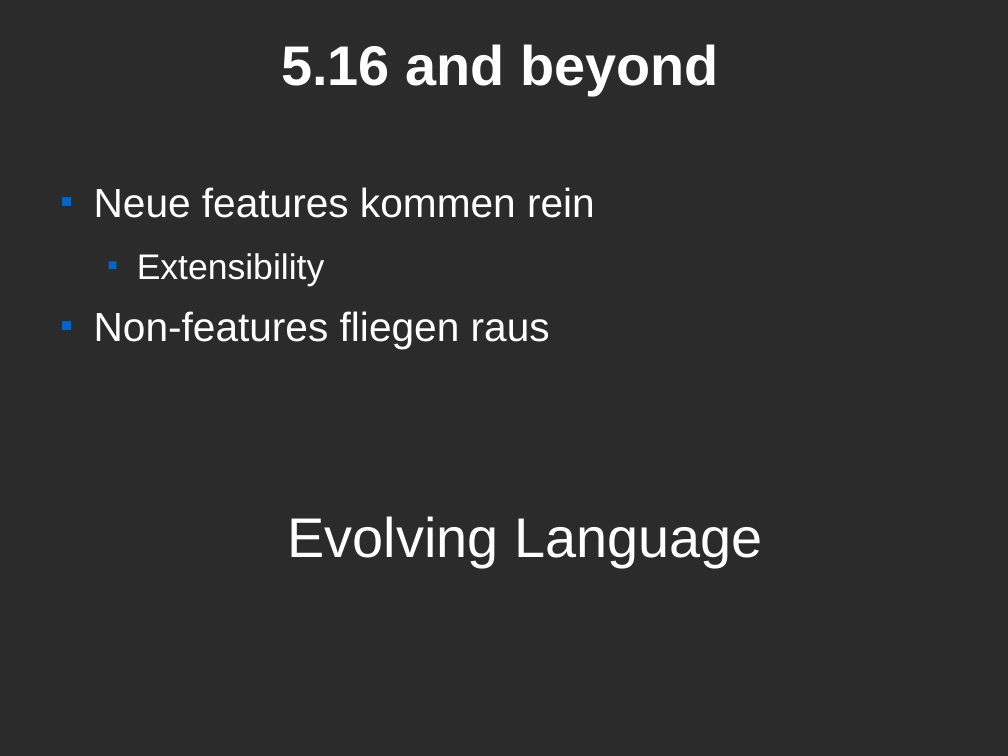
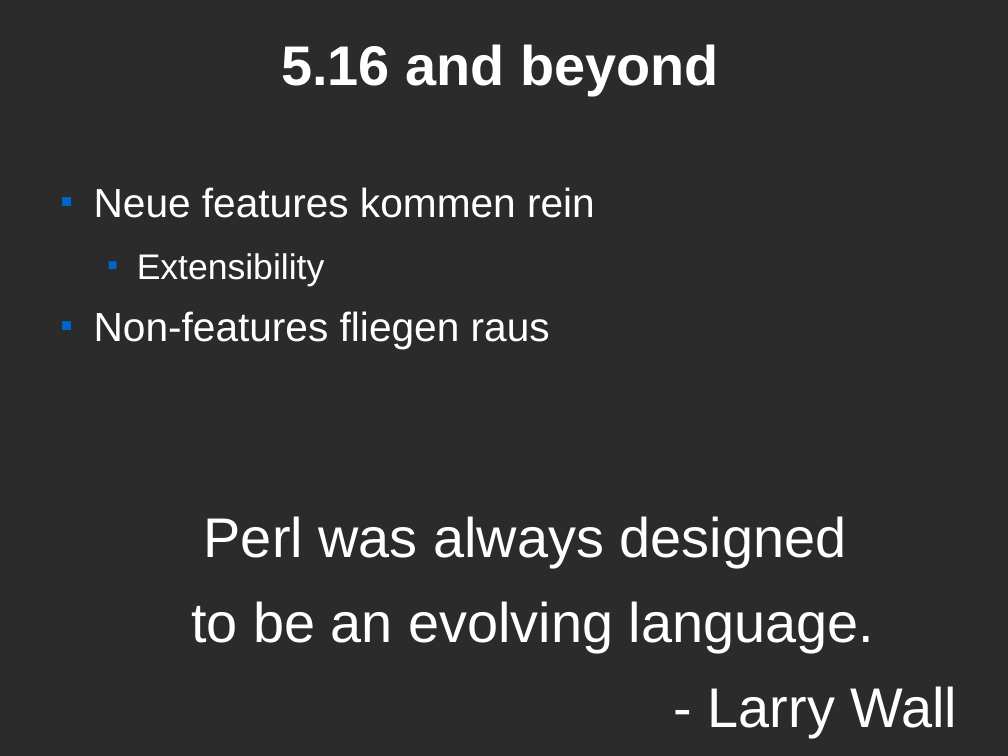
Before and after one commit to Caldrin/Vortrag_CLT, a slide deck: slide 10 of Modern Perl.odp (slide 9 before the commit). Drawn at 1008x756 pixels with LibreOffice and Linux fonts; fonts in the diff are those of the drawing; background and template pictures are left out; a plain dark background stands for a picture behind light text. Boxes give left, top, right and bottom in pixels: in the first picture for what was removed or moved away, otherwise in the second. Text is boxed around its words. In the diff, an @@ line names an element or a change of style, - is before the commit and + after.

```diff
--- a/Modern Perl.odp
+++ b/Modern Perl.odp
@@ text at box(191, 516, 958, 737): text changed @@
-Evolving Language
+Perl was always designed
+to be an evolving language.
+- Larry Wall
```
Also in this commit, not shown: 3 other slides changed, 2 slides added, 1 slide removed.
